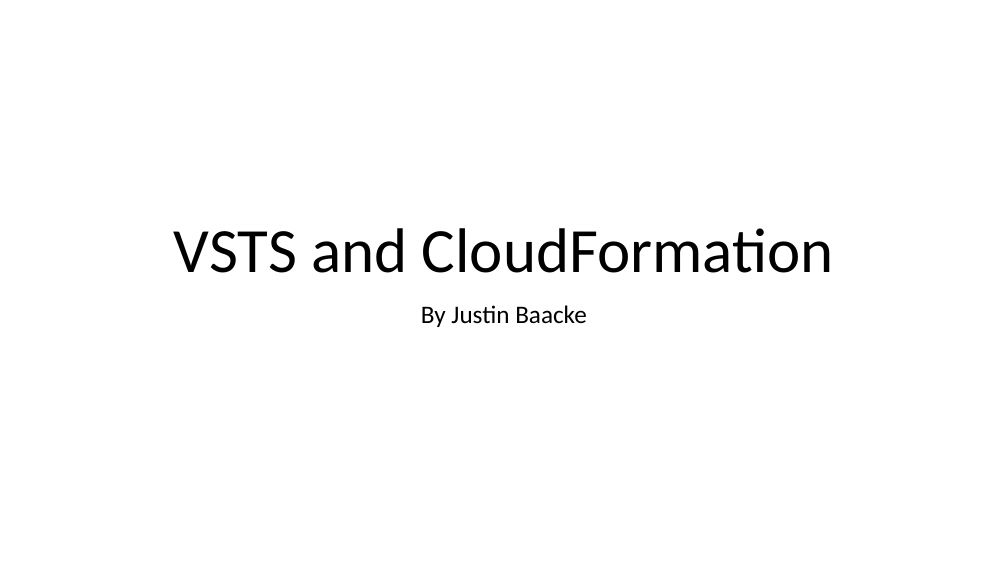
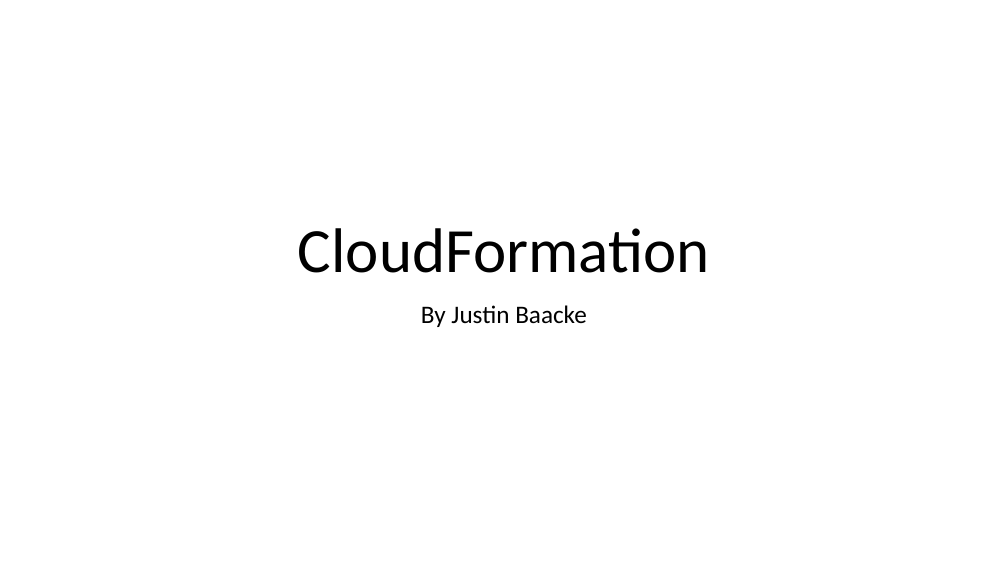
Before and after one commit to jbaacke/CloudFormationAndCARRDSDemo, a slide deck: slide 1 of VSTS and CloudFormation.pptm. Drawn at 1008x567 pixels with LibreOffice and Linux fonts; fonts in the diff are those of the drawing. Boxes give left, top, right and bottom in pixels: in the first picture for what was removed or moved away, otherwise in the second. Text is boxed around its words. In the diff, an @@ line names an element or a change of style, - is before the commit and + after.

```diff
--- a/VSTS and CloudFormation.pptm
+++ b/VSTS and CloudFormation.pptm
@@ title at bbox=[298, 228, 710, 273]: text changed @@
-VSTS and CloudFormation
+CloudFormation
```
Also in this commit, not shown: 7 other slides changed, 6 slides added.
